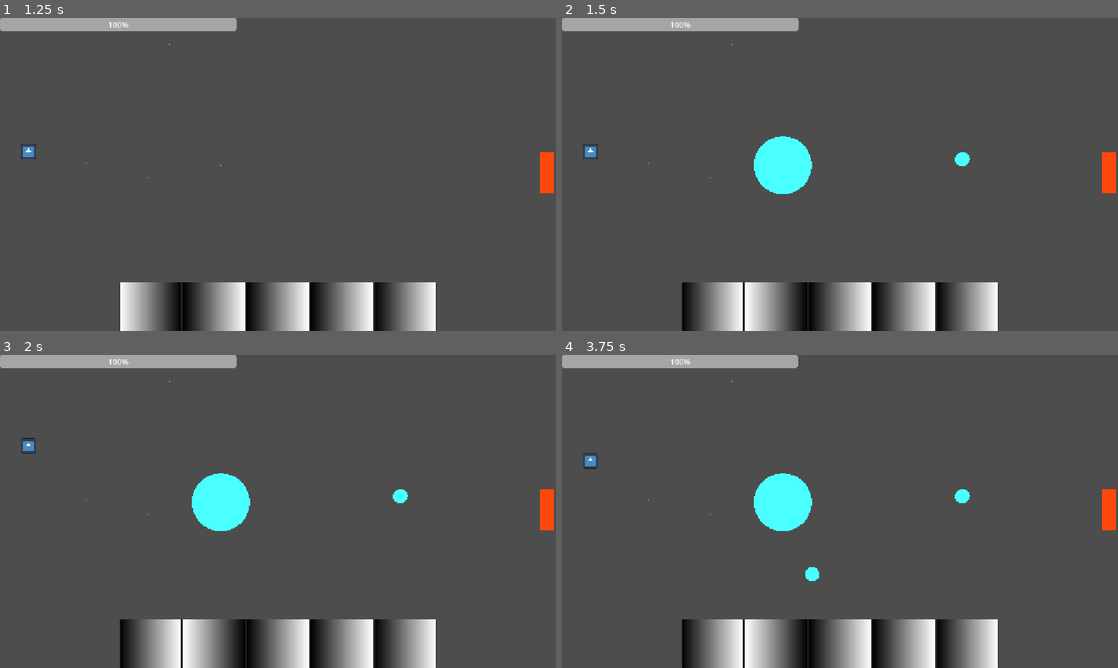
Above: before the commit, frames 1-4 (two rows, left to right).
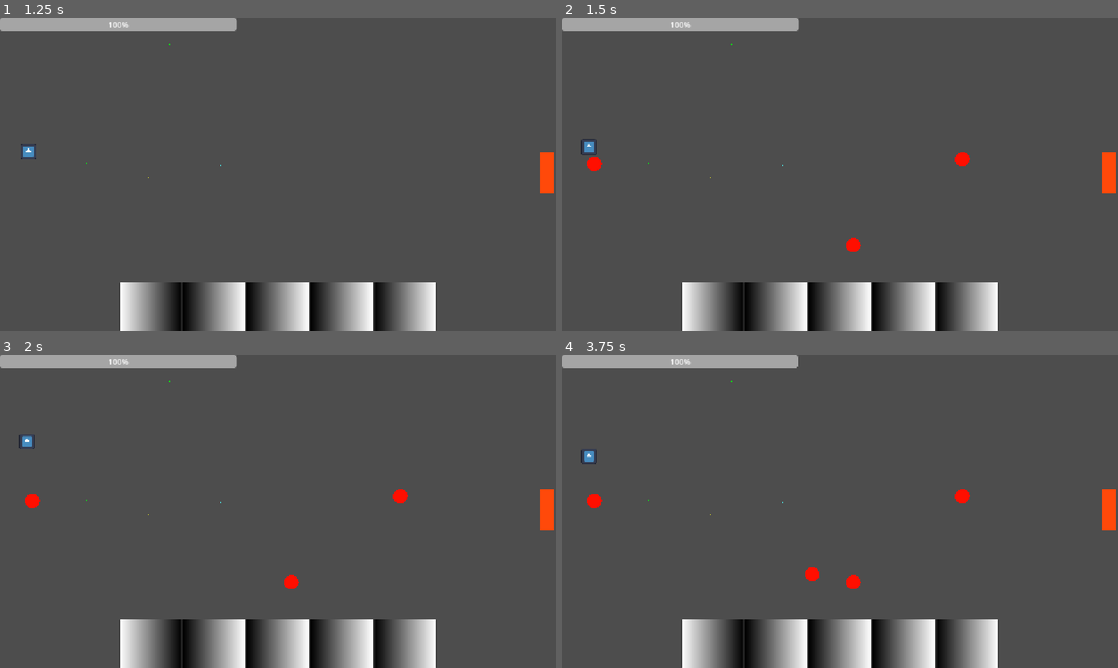
Above: after the commit, the same moments.

Repository: Cayuga007/summer-summit-2026
Game: Godot game, scene res://UI/Main_menu.tscn
Two runs of this game, one before a commit and one after it. Both use one fixed random seed, a clock stepped at 60 frames per second and the inputs below. The engine's default icon, where the game draws it, is replaced by a stand-in: a white triangle on a blue panel in a dark square.
Inputs (mouse positions are in pixels of both pictures, inside the frame that each line leads up to):
- Up to frame 1 (1.25 s): click "Play" at 0.5 s
- Up to frame 2 (1.5 s): tap Enter at 1.25 s; move the mouse to (962, 158) at 1.27 s; hold E (swap_right) from 1.28 s (still down); click (962, 158) at 1.42 s
- Up to frame 3 (2 s): keep holding E (swap_right); tap Space (jump) at 1.52 s
- Up to frame 4 (3.75 s): move the mouse to (728, 527) at 2.02 s; tap Space (jump) at 2.27, 3.5 s; move the mouse to (895, 442) at 2.77 s; release E (swap_right) at 2.78 s; hold Q (swap_left) 2.78-3.53 s; move the mouse to (812, 574) at 3.52 s; hold E (swap_right) from 3.53 s (still down); click (812, 574) at 3.67 s

Frame 1 is identical in both runs. In frame 2, 5.1% of the frame differs, in the area x 3-74%, y 37-100%; in frame 3, 5.1%; in frame 4, 5.2%, in the area x 3-74%, y 30-100%.

Commit message:
locked and unlocked colors

Diff:
--- a/Scripts/PlayerVariables.gd
+++ b/Scripts/PlayerVariables.gd
@@ -2,11 +2,14 @@
 
 
 var colors = [
-	preload("res://platforms/platform.tscn"),
 	preload("res://platforms/IcePlatform.tscn"),
 	preload("res://platforms/JumpPlatform.tscn"),
 	preload("res://platforms/GravityPlatform.tscn"),
 	preload("res://platforms/PortalPlatform.tscn"),
+]
+
+var unlocked_colors = [
+	preload("res://platforms/platform.tscn"),
 ]
 
 # Core movement — change these anytime; the player reads them live.
--- a/Scripts/paintbrush.gd
+++ b/Scripts/paintbrush.gd
@@ -15,17 +15,17 @@
 
 
 func _unhandled_input(event: InputEvent) -> void:
-	var num_colors = PlayerVariables.colors.size()
+	var num_colors = PlayerVariables.unlocked_colors.size()
 	if Input.is_action_just_pressed("swap_left"):
 		paint_ui.get_child(1).get_child(0).get_child(_current_color).flip_h = false
 		_current_color = (_current_color - 1) % num_colors
 		paint_ui.get_child(1).get_child(0).get_child(_current_color).flip_h = true
-		paint_prefab = PlayerVariables.colors[_current_color]
+		paint_prefab = PlayerVariables.unlocked_colors[_current_color]
 	if Input.is_action_just_pressed("swap_right"):
 		paint_ui.get_child(1).get_child(0).get_child(_current_color).flip_h = false
 		_current_color = (_current_color + 1) % num_colors
 		paint_ui.get_child(1).get_child(0).get_child(_current_color).flip_h = true
-		paint_prefab = PlayerVariables.colors[_current_color]
+		paint_prefab = PlayerVariables.unlocked_colors[_current_color]
 
 
 func _input(event: InputEvent) -> void:
